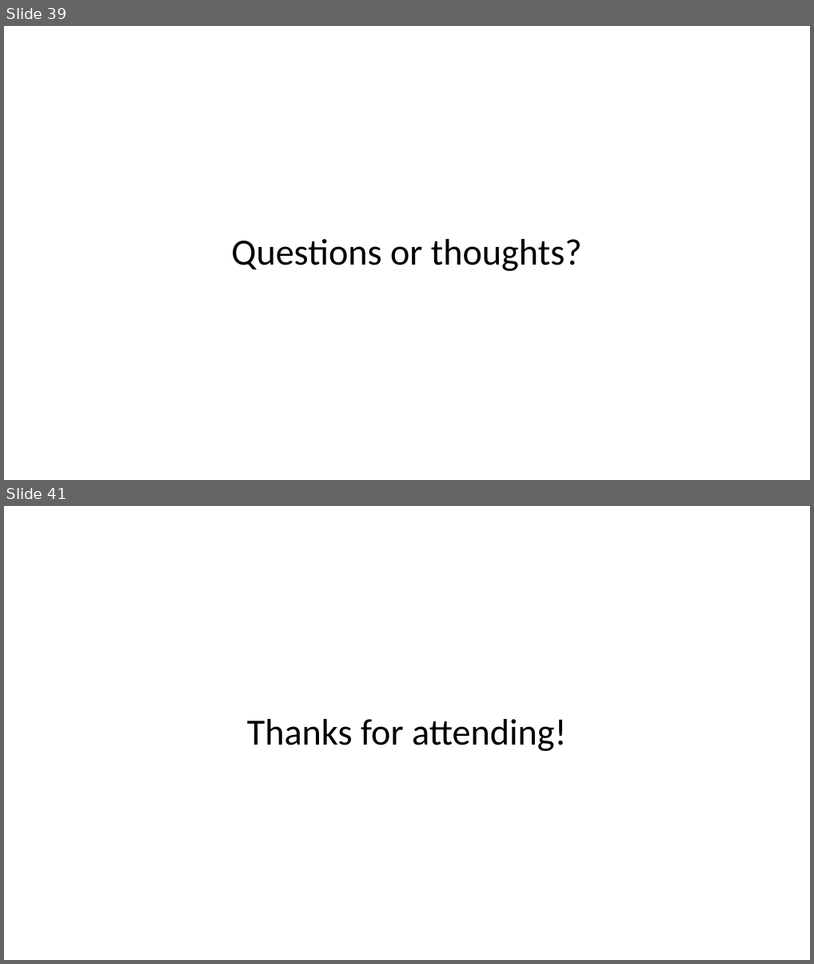
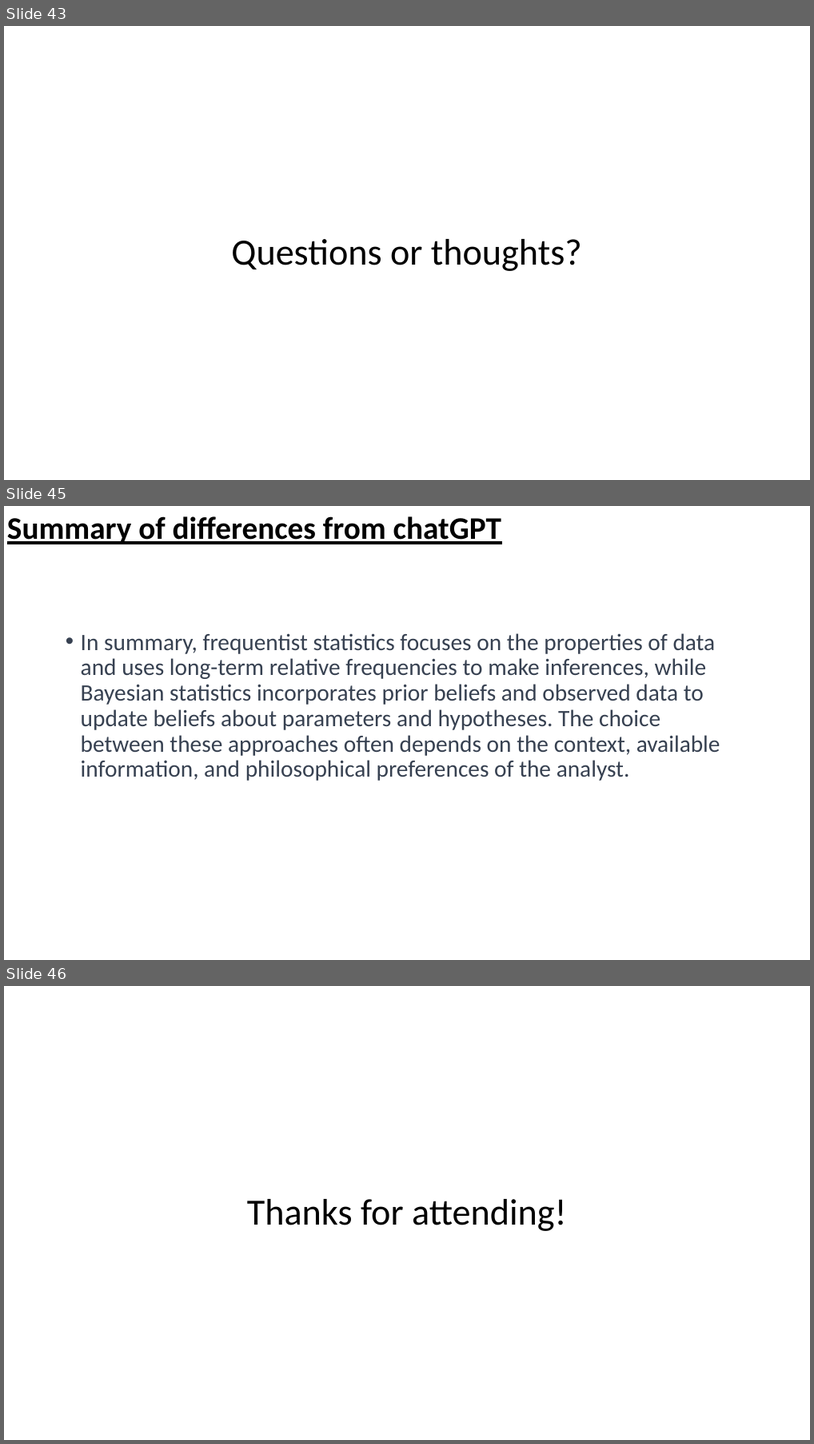
Before and after one commit to mjcolebank/UCI_CIRC_Code, a slide deck: InverseProblems_MATLAB_8_16_23/Slides_InverseProblems.pptx. Shown one above the other, each under a label of ours: slides 39 and 41 before the commit, slides 43, 45 and 46 after it; the slides between them are not shown. The pictures are 814x964 and 814x1444 pixels, drawn with LibreOffice and Linux fonts; fonts in the diff are those of the drawing. Boxes give left, top, right and bottom in pixels: in the first picture for what was removed or moved away, otherwise in the second. Text is boxed around its words. In the diff, an @@ line names an element or a change of style, - is before the commit and + after.

Commit message:
Updated slides and code
Slides now include summaries from chatGPT. MCMC algorithms account for error variance as a hyperparameter.

```diff
--- a/InverseProblems_MATLAB_8_16_23/Slides_InverseProblems.pptx
+++ b/InverseProblems_MATLAB_8_16_23/Slides_InverseProblems.pptx
@@ slide 45 added at <box>4,506,810,960</box>, background #FFFFFF @@
@@ text added at <box>7,516,502,544</box>, 37.4 pt, text #000000, bold, underline @@
+Summary of differences from chatGPT
@@ text added at <box>81,633,721,780</box>, 28 pt, text #374151 @@
+• In summary, frequentist statistics focuses on the properties of data and uses long-term relative frequencies to make inferences, while Bayesian statistics incorporates prior beliefs and observed data to update beliefs about parameters and hypotheses. The choice between these approaches often depends on the context, available information, and philosophical preferences of the analyst.
@@ what was slide 39 is now slide 43 @@
@@ what was slide 41 is now slide 46 @@
```
Also in this commit, not shown: 8 slides changed, 7 other slides added, 5 other files.
